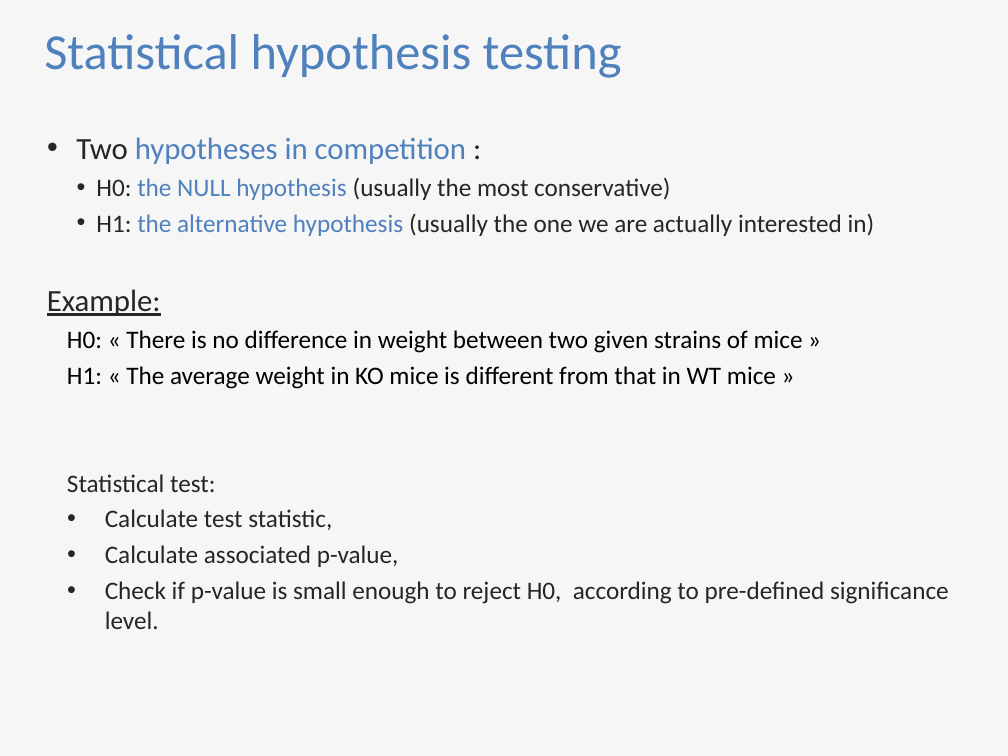
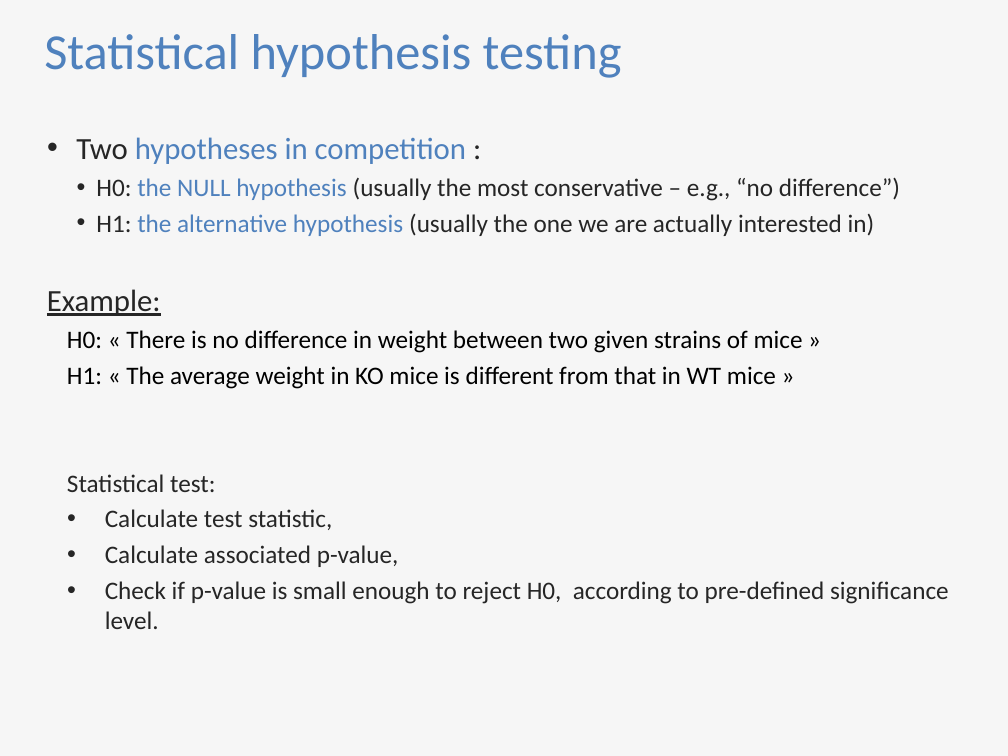
Before and after one commit to sib-swiss/first-steps-with-R-training, a slide deck: slide 6 of assets/pptx/First-steps-with-R_day2_afternoon.pptx (slide 8 before the commit). Drawn at 1008x756 pixels with LibreOffice and Linux fonts; fonts in the diff are those of the drawing. Boxes give left, top, right and bottom in pixels: in the first picture for what was removed or moved away, otherwise in the second. Text is boxed around its words. In the diff, an @@ line names an element or a change of style, - is before the commit and + after.

```diff
--- a/assets/pptx/First-steps-with-R_day2_afternoon.pptx
+++ b/assets/pptx/First-steps-with-R_day2_afternoon.pptx
@@ text at bbox=[96, 177, 900, 201]: text changed @@
-  • H0: the NULL hypothesis (usually the most conservative)
+  • H0: the NULL hypothesis (usually the most conservative – e.g., “no difference”)
```
Also in this commit, not shown: 7 other slides changed, 2 slides removed, 17 other files.
